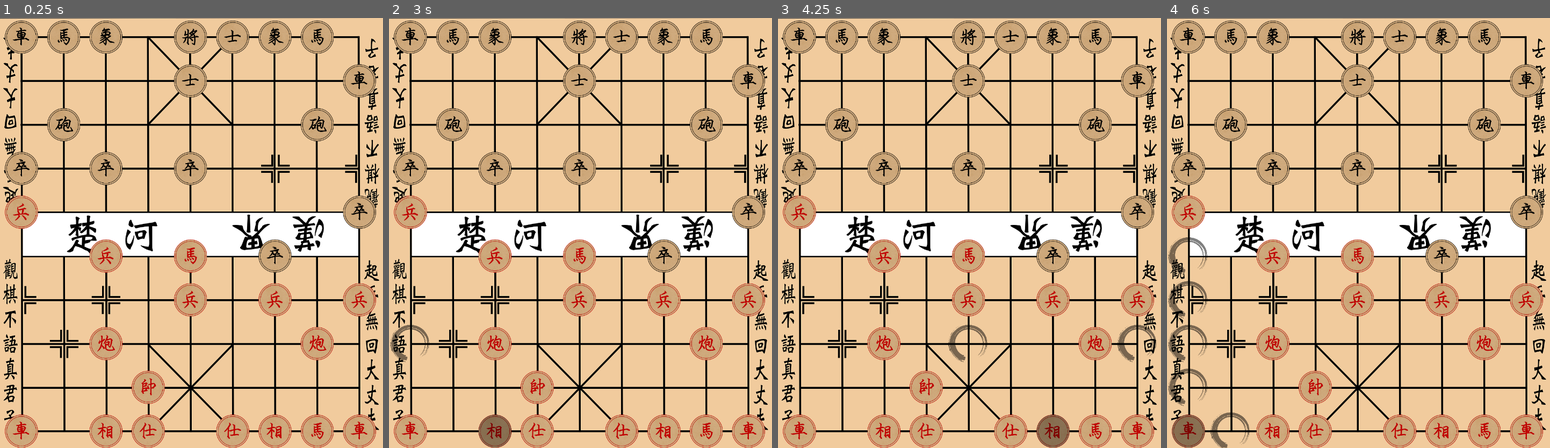
Above: before the commit, frames 1-4 (left to right).
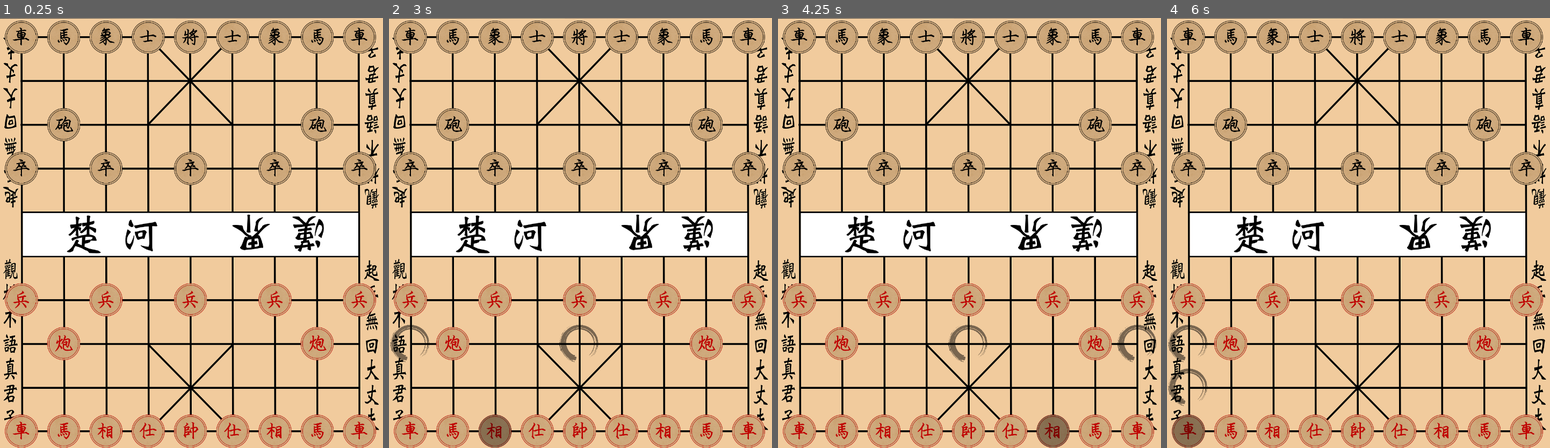
Above: after the commit, the same moments.

Repository: zzhouj/chinese-chess
Game: Godot game, scene res://scenes/checker_board.tscn
Same seed, same stepped clock (60 frames per second), same inputs: the game is played once before the commit and once after it.
Inputs (mouse positions are in pixels of both pictures, inside the frame that each line leads up to):
- Up to frame 1 (0.25 s): no input
- Up to frame 2 (3 s): tap Enter at 0.5, 2 s; move the mouse to (538, 387) at 0.52 s; click (538, 387) at 0.67 s; tap Space at 1.25, 2.75 s; move the mouse to (538, 430) at 1.27 s; click (538, 430) at 1.42 s; move the mouse to (622, 430) at 2.02 s; click (622, 430) at 2.17 s; move the mouse to (496, 430) at 2.77 s; click (496, 430) at 2.92 s
- Up to frame 3 (4.25 s): tap Enter at 3.5 s; move the mouse to (1053, 430) at 3.52 s; click (1053, 430) at 3.67 s
- Up to frame 4 (6 s): tap Space at 4.25 s; move the mouse to (1358, 254) at 4.27 s; click (1358, 254) at 4.42 s; move the mouse to (1484, 430) at 5.02 s; click (1484, 430) at 5.17 s; move the mouse to (1189, 430) at 5.77 s; click (1189, 430) at 5.92 s

The runs differ from the first frame. In frame 1, 9.3% of the frame differs, in the area x 1-99%, y 0-100%; in frame 2, 9.5%; in frame 3, 9.3%; in frame 4, 9.7%, in the area x 0-99%, y 0-100%.

Commit message:
piece select sound

Diff:
--- a/scenes/piece.tscn
+++ b/scenes/piece.tscn
@@ -1,7 +1,8 @@
-[gd_scene load_steps=4 format=3 uid="uid://0eqec8unyyjb"]
+[gd_scene load_steps=5 format=3 uid="uid://0eqec8unyyjb"]
 
 [ext_resource type="Texture2D" uid="uid://cgsjnm7hepy16" path="res://textures/chinese-chess-pieces.webp" id="1_s58gp"]
 [ext_resource type="Script" uid="uid://ciinpb7ivdjiq" path="res://scripts/piece.gd" id="2_s58gp"]
+[ext_resource type="AudioStream" uid="uid://bl6x2sku8kpex" path="res://sounds/piece_selected.wav" id="3_h2rng"]
 
 [sub_resource type="CircleShape2D" id="CircleShape2D_s58gp"]
 radius = 110.0
@@ -19,6 +20,10 @@
 [node name="CollisionShape2D" type="CollisionShape2D" parent="Area2D"]
 shape = SubResource("CircleShape2D_s58gp")
 
+[node name="AudioStreamPlayer2D" type="AudioStreamPlayer2D" parent="."]
+unique_name_in_owner = true
+stream = ExtResource("3_h2rng")
+
 [connection signal="input_event" from="Area2D" to="." method="_on_area_2d_input_event"]
 [connection signal="mouse_entered" from="Area2D" to="." method="_on_area_2d_mouse_entered"]
 [connection signal="mouse_exited" from="Area2D" to="." method="_on_area_2d_mouse_exited"]
--- a/scripts/checker_board.gd
+++ b/scripts/checker_board.gd
@@ -11,41 +11,23 @@
 const ROW_HEIGHT := (BOARD_SE.y - BOARD_NW.y) / (BOARD_ROWS - 1)
 
 const RED_INIT_SYMBOLS: Array[String] = [
-	"Kd1",
-	"Ad0",
-	"Af0",
-	"Ec0",
-	"Eg0",
-	"Ne4",
-	"Nh0",
-	"Ra0",
-	"Ri0",
-	"Cc2",
-	"Ch2",
-	"Pa5",
-	"Pc4",
-	"Pe3",
-	"Pg3",
-	"Pi3",
+	"Ke0",
+	"Ad0", "Af0",
+	"Ec0", "Eg0",
+	"Nb0", "Nh0",
+	"Ra0", "Ri0",
+	"Cb2", "Ch2",
+	"Pa3", "Pc3", "Pe3", "Pg3", "Pi3",
 ]
 
 const BLACK_INIT_SYMBOLS: Array[String] = [
 	"Ke9",
-	"Ae8",
-	"Af9",
-	"Ec9",
-	"Eg9",
-	"Nb9",
-	"Nh9",
-	"Ra9",
-	"Ri8",
-	"Cb7",
-	"Ch7",
-	"Pa6",
-	"Pc6",
-	"Pe6",
-	"Pg4",
-	"Pi5",
+	"Ad9", "Af9",
+	"Ec9", "Eg9",
+	"Nb9", "Nh9",
+	"Ra9", "Ri9",
+	"Cb7", "Ch7",
+	"Pa6", "Pc6", "Pe6", "Pg6", "Pi6",
 ]
 
 var board: Array[Array] = []
--- a/scripts/piece.gd
+++ b/scripts/piece.gd
@@ -14,6 +14,7 @@
 signal moved(piece: Piece)
 
 @onready var area_2d: Area2D = %Area2D
+@onready var audio_stream_player: AudioStreamPlayer2D = %AudioStreamPlayer2D
 
 @export var color: COLOR
 @export var type: TYPE
@@ -29,6 +30,7 @@
 			position = target_position
 			target_position = Vector2.ZERO
 			moved.emit(self)
+			audio_stream_player.play()
 
 func get_symbol() -> String:
 	return _SYMBOL[type] + \
@@ -77,6 +79,7 @@
 	if event is InputEventMouseButton and \
 	event.button_index == MOUSE_BUTTON_LEFT and event.pressed:
 		clicked.emit(self)
+		audio_stream_player.play()
 
 func _on_area_2d_mouse_entered() -> void:
 	modulate = Color.GRAY
Not shown, added: sounds/piece_selected.wav.import
Not shown, added: sounds/piece_selected.wav
